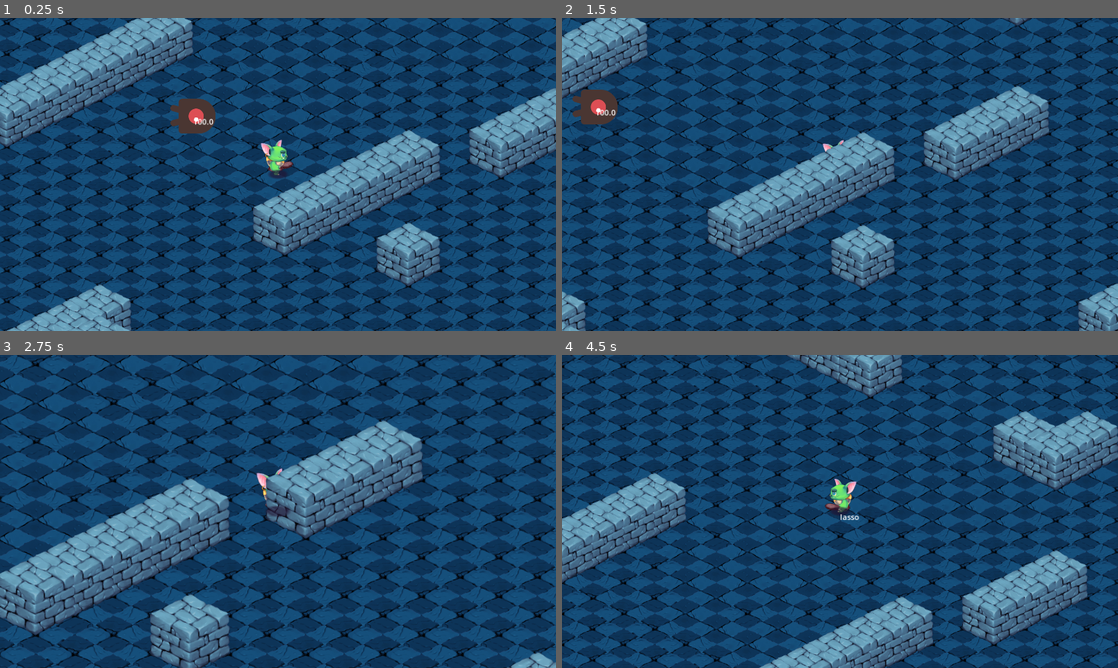
Above: before the commit, frames 1-4 (two rows, left to right).
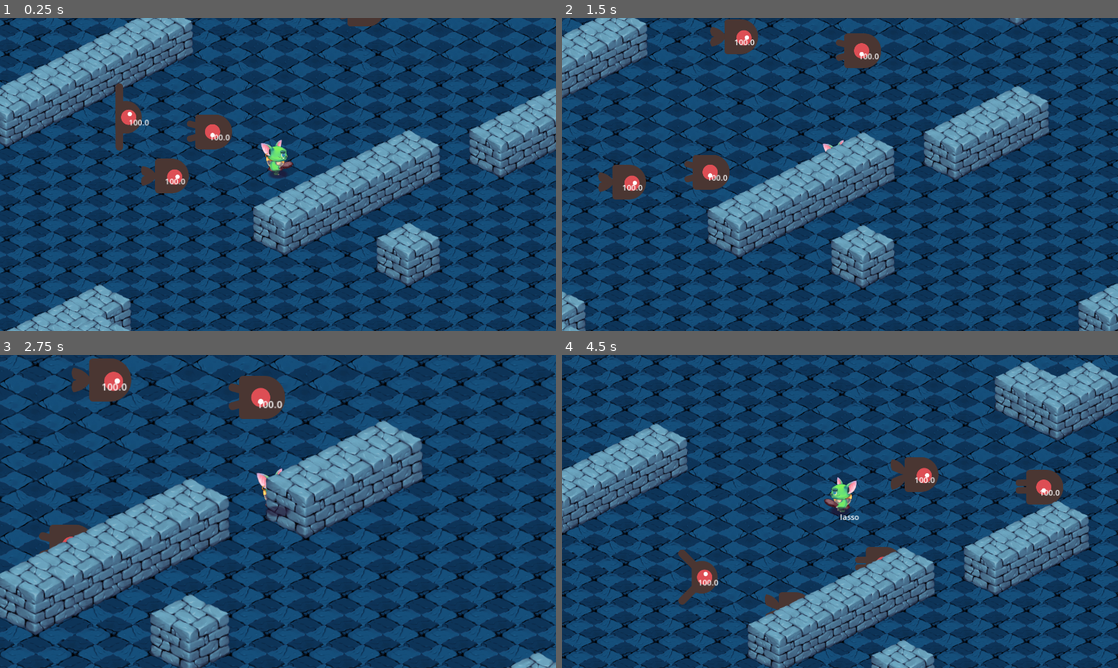
Above: after the commit, the same moments.

Repository: JoshuaNHardison/isometric
Game: Godot game, scene res://levels/level_0.tscn
Two runs of this game, one before a commit and one after it. Both use one fixed random seed, a clock stepped at 60 frames per second and the inputs below. This scene is started directly instead of the project's main scene.
Inputs (mouse positions are in pixels of both pictures, inside the frame that each line leads up to):
- Up to frame 1 (0.25 s): no input
- Up to frame 2 (1.5 s): tap Enter at 0.5 s; move the mouse to (962, 158) at 0.52 s; hold Right (move_right) 0.53-1.28 s; click (962, 158) at 0.6 s; move the mouse to (728, 190) at 1.27 s; hold Down (move_down) from 1.28 s (still down); tap Space (lasso) at 1.35 s
- Up to frame 3 (2.75 s): move the mouse to (333, 442) at 2.02 s; release Down (move_down) at 2.03 s; hold Right (move_right) from 2.03 s (still down); tap Mouse wheel up (zoom_in) at 2.1 s
- Up to frame 4 (4.5 s): move the mouse to (812, 574) at 2.77 s; release Right (move_right) at 2.78 s; hold Up (move_up) 2.78-3.53 s; tap Mouse wheel down (zoom_out) at 2.85 s; click (812, 574) at 2.92 s; move the mouse to (1006, 558) at 3.52 s; hold Left (move_left) from 3.53 s (still down); tap C at 3.6 s; move the mouse to (673, 464) at 4.27 s; click (673, 464) at 4.35 s

The runs differ from the first frame. In frame 1, 2.6% of the frame differs, in the area x 20-69%, y 0-56%; in frame 2, 3.6%; in frame 3, 2.6%; in frame 4, 57%, in the area x 0-100%, y 0-100%.

Commit message:
Fixed the issue with get_closest_cows().

Diff:
--- a/scripts/Cow.gd
+++ b/scripts/Cow.gd
@@ -60,6 +60,7 @@
 
 
 func get_closest_cows(reference_node: Node2D, num_cows: int, max_distance: int) -> Array:
+	var closest_cows = []
 	var distances = []
 	var reference_node_position = reference_node.position
 	# Loop through all cows, but ignore the reference node (current cow itself)
@@ -75,6 +76,7 @@
 	for i in range(min(num_cows, distances.size())):
 		closest_cows.append(distances[i]['cow'])
 
+	print("closest cows:")
 	print(closest_cows)
 	return closest_cows
 
@@ -96,17 +98,15 @@
 func herd_behavior(delta):
 	if player:
 		neighbors = get_closest_cows(self, 2, boids_distance)
-		var player_push = behavior_player_push(delta)
+		#var player_push = behavior_player_push(delta)
 		var cohesion = behavior_cohesion(delta)
 		var alignment = behavior_alignment(delta)
 		var separation = behavior_separation(delta)
-		var target_velocity = player_push + cohesion + alignment + separation
+		var target_velocity =  cohesion + alignment + separation
 		if target_velocity.length() > max_speed:
 			target_velocity = target_velocity.normalized() * max_speed
-
 		# Smooth the change in velocity (optional for more fluid motion)
 		velocity = velocity.lerp(target_velocity, 0.5)
-
 		# Final check to ensure cows always move at max speed if not influenced otherwise
 		if velocity.length() < max_speed and target_velocity.length() > 0:
 			velocity = velocity.normalized() * max_speed
@@ -145,22 +145,20 @@
 		if distance <= separation_radius:
 			var ratio = clamp((boid.global_position - global_position).length() / separation_radius, 0.0, 1.0)
 			direction -= (boid.global_position - global_position).normalized() * (1 / ratio)
-	#velocity = direction.normalized() * speed
-	#return velocity
+	#return velocity as a variable named separation
 	var separation = direction.normalized() * speed * separation_strength
 	return separation
 
 func behavior_cohesion(delta):
 	var direction = Vector2.ZERO
-	var boids_in_range = []
 	var center_of_mass = Vector2.ZERO
 
 	# Calculate the center of mass of nearby boids
 	if neighbors.size() > 0:
-		for boid in boids_in_range:
+		for boid in neighbors:
 			center_of_mass += boid.global_position
 
-		center_of_mass /= boids_in_range.size()  # Get the average position
+		center_of_mass /= neighbors.size()  # Get the average position
 
 		# Steer towards the center of mass
 		direction = (center_of_mass - global_position).normalized()
--- a/scripts/cow_manager.gd
+++ b/scripts/cow_manager.gd
@@ -3,6 +3,10 @@
 var all_boids = []
 #var all_cows = []
 
+func _ready():
+	# Delay populate call until the scene tree is ready
+	await(get_tree().process_frame)
+	populate_all_boids()
 
 
 func populate_all_boids():
@@ -10,8 +14,3 @@
 	for cow in get_tree().get_nodes_in_group("boids"):
 		if cow is Cow:
 			all_boids.append(cow)
-
-func _ready():
-	# Delay populate call until the scene tree is ready
-	await(get_tree().process_frame)
-	populate_all_boids()
Not shown: 1 places in levels/level_0.tscn that only renumber resources
